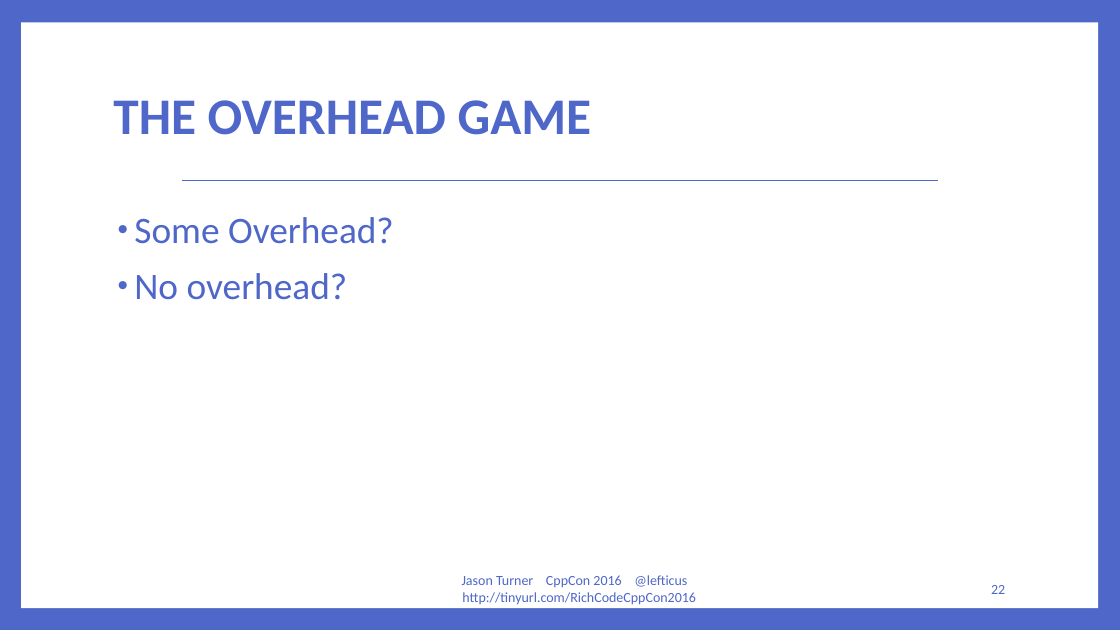
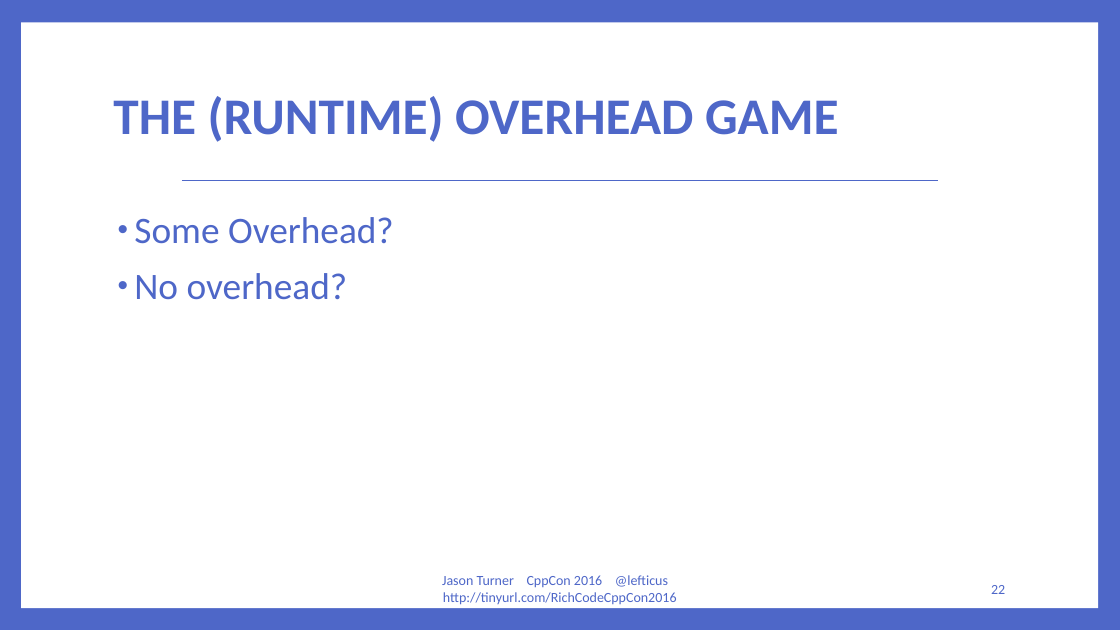
Before and after one commit to lefticus/presentations, a slide deck: slide 22 of RichCodeForTinyMachines/Rich Code For Tiny Computers.pptx. Drawn at 1120x630 pixels with LibreOffice and Linux fonts; fonts in the diff are those of the drawing. Boxes give left, top, right and bottom in pixels: in the first picture for what was removed or moved away, otherwise in the second. Text is boxed around its words. In the diff, an @@ line names an element or a change of style, - is before the commit and + after.

```diff
--- a/RichCodeForTinyMachines/Rich Code For Tiny Computers.pptx
+++ b/RichCodeForTinyMachines/Rich Code For Tiny Computers.pptx
@@ title at [113,96,839,142]: text changed @@
-THE OVERHEAD GAME
+THE (RUNTIME) OVERHEAD GAME
@@ text "Jason Turner CppCon 2016 @lefticus ...": place and size @@
-text "Jason Turner CppCon 2016 @lefticus ..." at [462,575,696,605]
+text "Jason Turner CppCon 2016 @lefticus ..." at [442,575,677,605]
```
Also in this commit, not shown: 64 other slides changed, 4 slides added, 4 slides removed.
